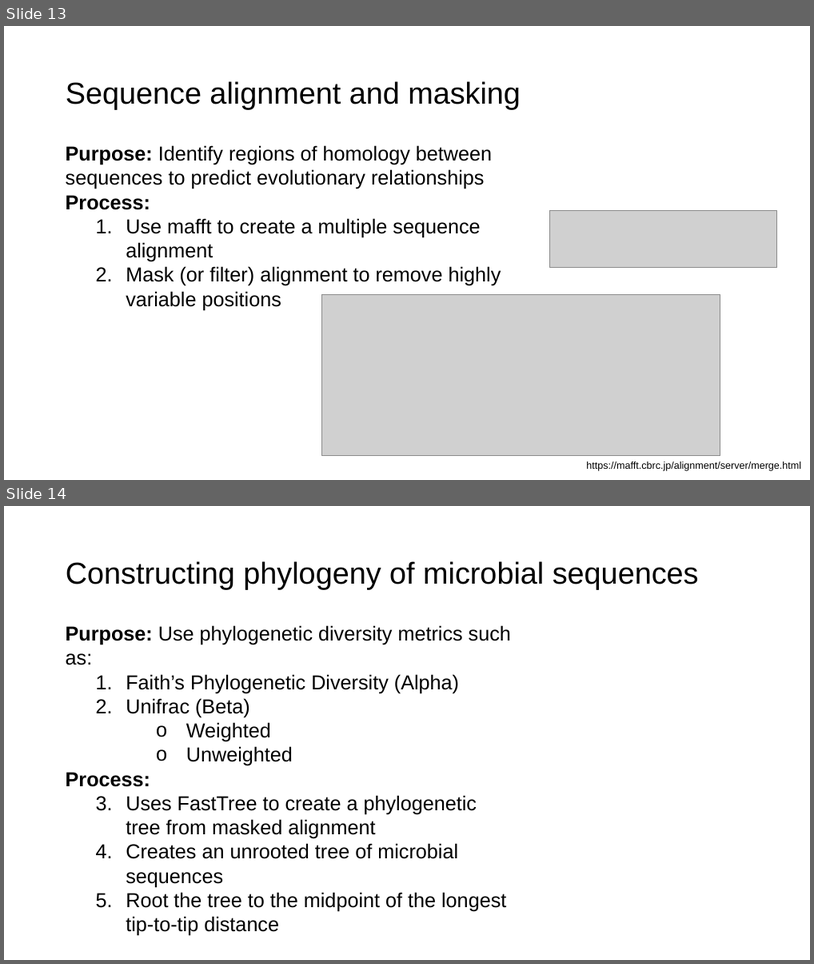
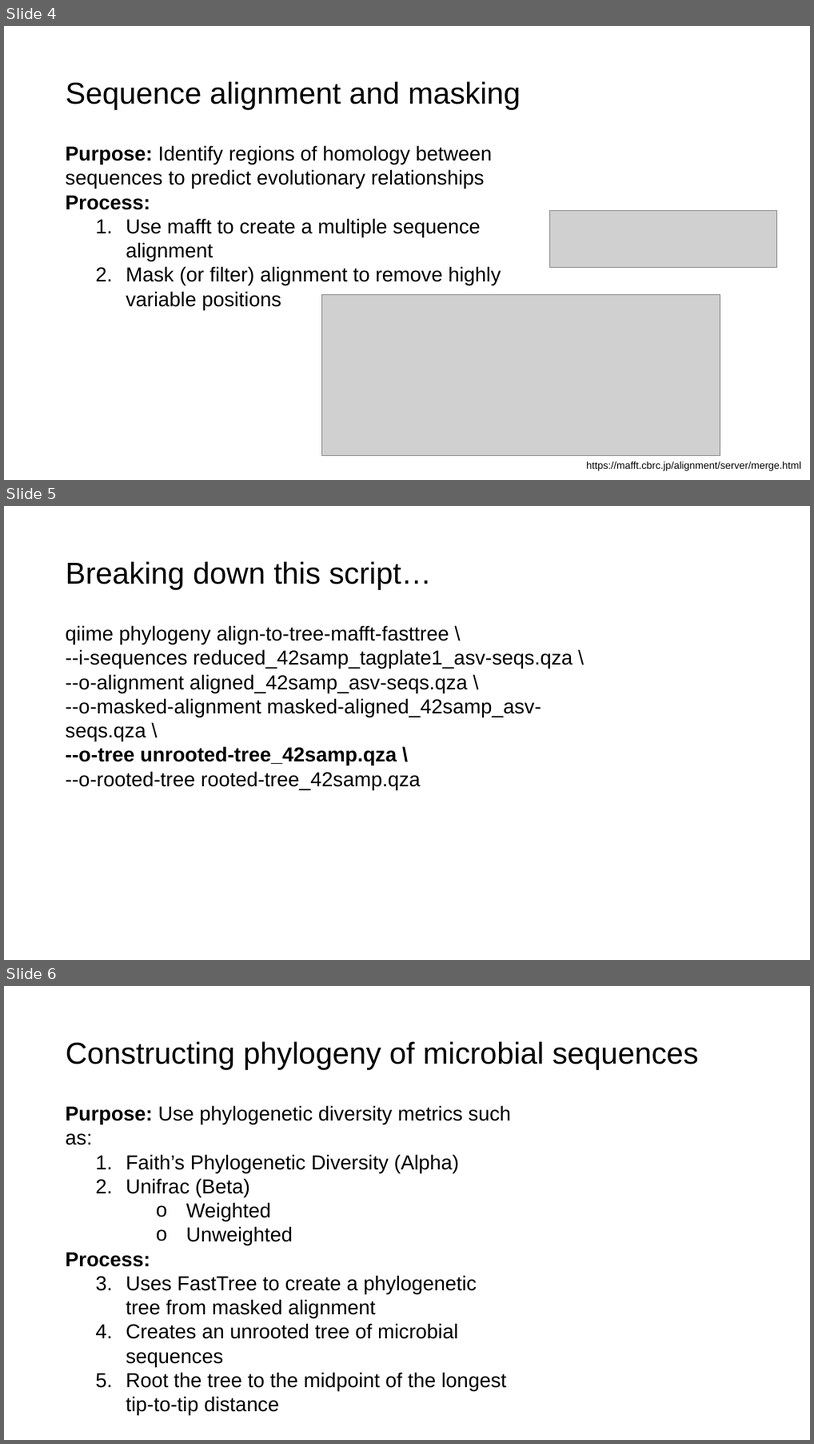
Before and after one commit to sabahzero/UPRM_QIIME2workshop, a slide deck: lectures/Lecture2_Smith.pptx. Shown one above the other, each under a label of ours: slides 13 and 14 before the commit, slides 4, 5 and 6 after it. The pictures are 814x964 and 814x1444 pixels, drawn with LibreOffice and Linux fonts; fonts in the diff are those of the drawing; grey boxes stand for pictures. Boxes give left, top, right and bottom in pixels: in the first picture for what was removed or moved away, otherwise in the second. Text is boxed around its words. In the diff, an @@ line names an element or a change of style, - is before the commit and + after.

```diff
--- a/lectures/Lecture2_Smith.pptx
+++ b/lectures/Lecture2_Smith.pptx
@@ slide 5 added at [4,506,810,960], background #FFFFFF @@
@@ title added at [66,561,432,589], 36 pt, text #000000 @@
+Breaking down this script…
@@ text added at [66,625,573,790], 24 pt, text #000000 @@
+qiime phylogeny align-to-tree-mafft-fasttree \
+--i-sequences reduced_42samp_tagplate1_asv-seqs.qza \
+--o-alignment aligned_42samp_asv-seqs.qza \
+--o-masked-alignment masked-aligned_42samp_asv-seqs.qza \
+--o-tree unrooted-tree_42samp.qza \
+--o-rooted-tree rooted-tree_42samp.qza
@@ what was slide 13 is now slide 4 @@
@@ what was slide 14 is now slide 6 @@
```
Also in this commit, not shown: 1 slide changed, 2 other slides added, 10 slides removed.
